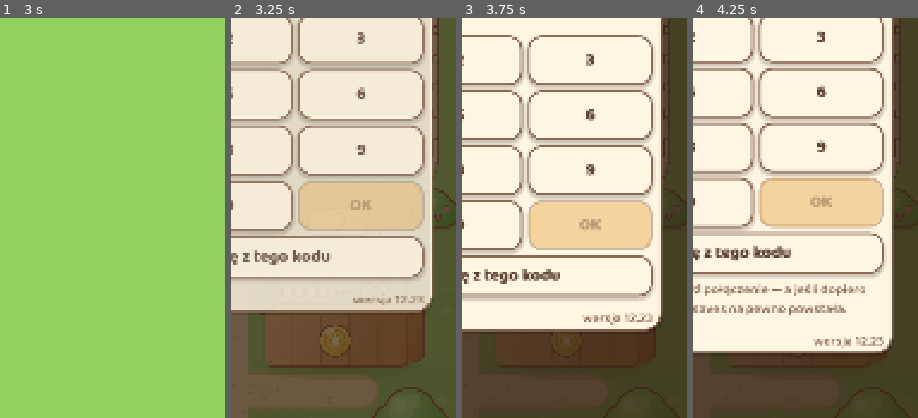
Above: before the commit, frames 1-4 (left to right).
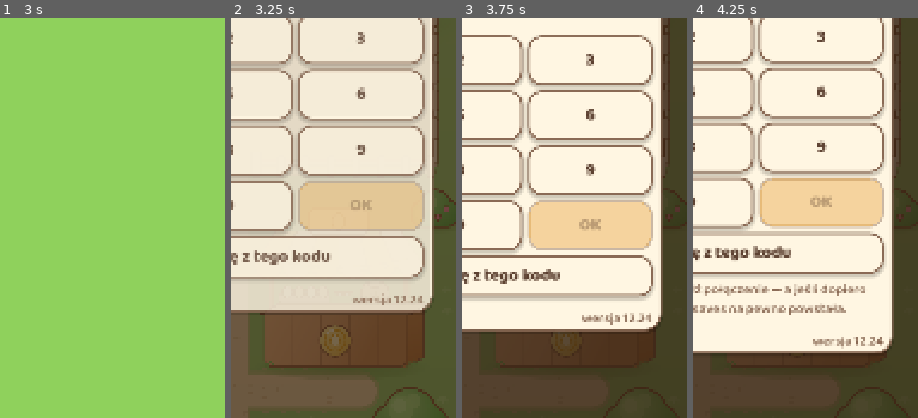
Above: after the commit, the same moments.

Repository: sodorn/kury
Game: Godot game, scene res://tests/smoke_ui.tscn
Same seed, same stepped clock (60 frames per second), same inputs: the game is played once before the commit and once after it. This scene is started directly instead of the project's main scene.
Inputs (mouse positions are % of the whole screen's width and height, from its top left):
- Up to frame 1 (3 s): tap Enter at 0.5, 2 s; move the mouse to (72, 45) at 0.52 s; click (72, 45) at 0.67 s; tap Space at 1.25, 2.75 s; drag from (30, 55) to (45, 70) at 1.27 s; move the mouse to (60, 28) at 2.02 s; click (60, 28) at 2.17 s; drag from (45, 70) to (20, 35) at 2.77 s
- Up to frame 2 (3.25 s): no input
- Up to frame 3 (3.75 s): click (7, 9) at 3.5 s
- Up to frame 4 (4.25 s): no input
The pictures show only the part of the screen within x 50-100%, y 50-100%; the shares and areas given below are measured in that part.

Frame 1 is identical in both runs. In frame 2, 0.2% of the frame differs, in the area x 54-87%, y 69-72%; in frame 3, 0.4%; in frame 4, 0.4%, in the area x 53-85%, y 79-82%.

Commit message:
Wersja 12.24: liczba kur i kogutow w kolkach obok nazwy rasy zamiast "(masz N)" na przyciskach
Co-Authored-By: Claude Opus 5.5 <noreply@anthropic.com>
Claude-Session: https://claude.ai/code/session_01CjTjcWSUi8hfc7jxPFWk6D

Diff:
--- a/core/util/game_data.gd
+++ b/core/util/game_data.gd
@@ -11,7 +11,7 @@
 ## Numer wersji gry. Jedno miejsce do podbicia przy wydaniu — pokazuje sie
 ## na ekranie powitalnym, zeby bylo widac, czy przegladarka wczytala nowa
 ## wersje, czy podsunela stara z pamieci.
-const VERSION := "12.23"
+const VERSION := "12.24"
 
 static var _balance: Dictionary = {}
 static var _buildings: Array = []
--- a/data/strings.csv
+++ b/data/strings.csv
@@ -107,7 +107,7 @@
 PANEL_BUY_FEED,"Kup paszę: %s za %s"
 PANEL_BUY_VACCINE,"Zaszczep stado za %s (%d szt.)"
 PANEL_VACCINE_NOTE,"Szczepienie chroni do końca życia, ale tylko zdrowe kury, które żyją w chwili szczepienia. Chorych  …(197 unchanged characters)…
-PANEL_BUY_HEN,"Kup kurę %s (masz %d)"
+PANEL_BUY_HEN,"Kup kurę %s"
 PANEL_SELL_HEN,"Sprzedaj kurę %s"
 PANEL_LOCKED,Zablokowana
 PANEL_LOCKED_PRICE,"Cena po odblokowaniu: %s"
@@ -263,7 +263,7 @@
 START_CODE_REQUIRED,"Wpisz kod fermy, żeby wczytać ją z serwera — cały stan przychodzi stamtąd. Kod tego urządzenia to %s."
 START_VERSION,"wersja %s"
 START_PLAY,"Zaczynamy!"
-PANEL_BUY_ROOSTER,"Kup koguta %s (masz %d)"
+PANEL_BUY_ROOSTER,"Kup koguta %s"
 PANEL_SELL_ROOSTER,"Sprzedaj koguta %s"
 PANEL_ROOSTER_BOUGHT,"Kogut rasy %s dołączył do stada."
 PANEL_ROOSTER_SOLD,"Kogut rasy %s sprzedany za %s."
--- a/project.godot
+++ b/project.godot
@@ -11,7 +11,7 @@
 [application]
 
 config/name="Chicken Farm Simulator"
-config/version="12.23"
+config/version="12.24"
 run/main_scene="res://scenes/main/main.tscn"
 config/features=PackedStringArray("4.7", "GL Compatibility")
 config/icon="res://assets/icon.svg"
--- a/scenes/ui/panels/building_panel.gd
+++ b/scenes/ui/panels/building_panel.gd
@@ -980,13 +980,34 @@
 	texts.add_theme_constant_override("separation", 4)
 	var title := Label.new()
 	title.text = breed_name
+	# 12.24 (wlasciciel 25.11): ile masz - cyferka w bordowym kolku obok
+	# nazwy rasy (kury), a obok kogucik z druga cyferka (koguty).
+	var name_row := HBoxContainer.new()
+	name_row.name = "NameRow"
+	name_row.add_theme_constant_override("separation", 10)
+	name_row.add_child(title)
+	var hen_badge := _count_badge(Color("#7A1F2B"))
+	hen_badge.name = "HenBadge"
+	name_row.add_child(hen_badge)
+	var cock_icon := TextureRect.new()
+	cock_icon.custom_minimum_size = Vector2(40, 40)
+	cock_icon.expand_mode = TextureRect.EXPAND_IGNORE_SIZE
+	cock_icon.stretch_mode = TextureRect.STRETCH_KEEP_ASPECT_CENTERED
+	cock_icon.size_flags_vertical = Control.SIZE_SHRINK_CENTER
+	var cock_path := String(breed.get("rooster_sprite", ""))
+	if cock_path != "" and ResourceLoader.exists(cock_path):
+		cock_icon.texture = load(cock_path) as Texture2D
+	name_row.add_child(cock_icon)
+	var cock_badge := _count_badge(Color("#4A2A18"))
+	cock_badge.name = "RoosterBadge"
+	name_row.add_child(cock_badge)
 	var subtitle := Label.new()
 	subtitle.theme_type_variation = &"NoteLabel"
 	subtitle.autowrap_mode = TextServer.AUTOWRAP_WORD_SMART
 	var numbers := Label.new()
 	numbers.theme_type_variation = &"NoteLabel"
 	numbers.autowrap_mode = TextServer.AUTOWRAP_WORD_SMART
-	texts.add_child(title)
+	texts.add_child(name_row)
 	texts.add_child(subtitle)
 	texts.add_child(numbers)
 	top.add_child(texts)
@@ -1057,8 +1078,10 @@
 			locked_note.text = tr("PANEL_BREED_LOCKED") % Game.breed_required_level(breed_id)
 		# Ile masz - wprost na przyciskach kupna, krotko (wlasciciel 25.11:
 		# w opisie pod nazwa rasy bylo to za malo widoczne).
-		buy.text = tr("PANEL_BUY_HEN") % [NumberFormat.money(price), owned]
-		buy_rooster.text = tr("PANEL_BUY_ROOSTER") % [NumberFormat.money(cock_price), cocks]
+		buy.text = tr("PANEL_BUY_HEN") % NumberFormat.money(price)
+		buy_rooster.text = tr("PANEL_BUY_ROOSTER") % NumberFormat.money(cock_price)
+		(hen_badge.get_child(0) as Label).text = str(owned)
+		(cock_badge.get_child(0) as Label).text = str(cocks)
 		buy.disabled = poor or locked
 		# Wczesniej ta linijka byla pisana dwa razy i druga gubila `locked`,
 		# wiec koguta dalo sie kupic do rasy zamknietej za poziomem kurnika.
@@ -1092,6 +1115,29 @@
 	# Bez minimalnej szerokosci dluzszy napis rozpychalby swoja kolumne.
 	slide.custom_minimum_size.x = 10.0
 	return slide
+
+
+## Kolko z liczba sztuk obok nazwy rasy w sklepie (bialy pogrubiony napis
+## na ciemnym tle, dobrze widoczny).
+func _count_badge(color: Color) -> PanelContainer:
+	var badge := PanelContainer.new()
+	badge.size_flags_vertical = Control.SIZE_SHRINK_CENTER
+	badge.custom_minimum_size = Vector2(44, 44)
+	var box := StyleBoxFlat.new()
+	box.bg_color = color
+	box.set_corner_radius_all(22)
+	box.content_margin_left = 10
+	box.content_margin_right = 10
+	box.content_margin_top = 0
+	box.content_margin_bottom = 0
+	badge.add_theme_stylebox_override("panel", box)
+	var label := Label.new()
+	label.horizontal_alignment = HORIZONTAL_ALIGNMENT_CENTER
+	label.vertical_alignment = VERTICAL_ALIGNMENT_CENTER
+	label.add_theme_font_size_override("font_size", 28)
+	label.add_theme_color_override("font_color", Color.WHITE)
+	badge.add_child(label)
+	return badge
 
 
 ## Zwykly przycisk do siatki sklepu, tej samej wysokosci co suwaki obok:
--- a/tests/smoke_ui.gd
+++ b/tests/smoke_ui.gd
@@ -378,8 +378,15 @@
 	_check(open_card != null and open_card.visible, "karta rasy startowej ma przycisk zakupu")
 	if open_card != null:
 		var kury := Game.state.hens_of_breed("leghorn")
-		_check(open_card.text.contains("(masz %d)" % kury) and open_card is SlideButton,
-				"kupno kury: suwak z liczba posiadanych (%s)" % open_card.text)
+		var koguty := Game.state.hens_of_breed("leghorn", false, true)
+		var karta: Node = rows[first_card]
+		var kolko := karta.find_child("HenBadge", true, false) as Control
+		var kolko_k := karta.find_child("RoosterBadge", true, false) as Control
+		_check(open_card is SlideButton and not open_card.text.contains("masz"),
+				"kupno kury: suwak bez dopisku 'masz' (%s)" % open_card.text)
+		_check(kolko != null and kolko.visible and (kolko.get_child(0) as Label).text == str(kury)
+				and kolko_k != null and (kolko_k.get_child(0) as Label).text == str(koguty),
+				"obok nazwy rasy kolka z liczba kur (%d) i kogutow (%d)" % [kury, koguty])
 	_check(last_card != null and last_card.visible, "najdrozsza rasa tez ma przycisk zakupu")
 	_check(last_card != null and last_card.disabled, "ale bez pieniedzy przycisk jest wyszarzony")
 
Not shown, changed: DOKUMENTACJA_TECHNICZNA.txt
Not shown, changed: INSTRUKCJA.txt
Binary file changed: data/strings.pl.translation
Not shown, changed: PROJECT_STATE.md
